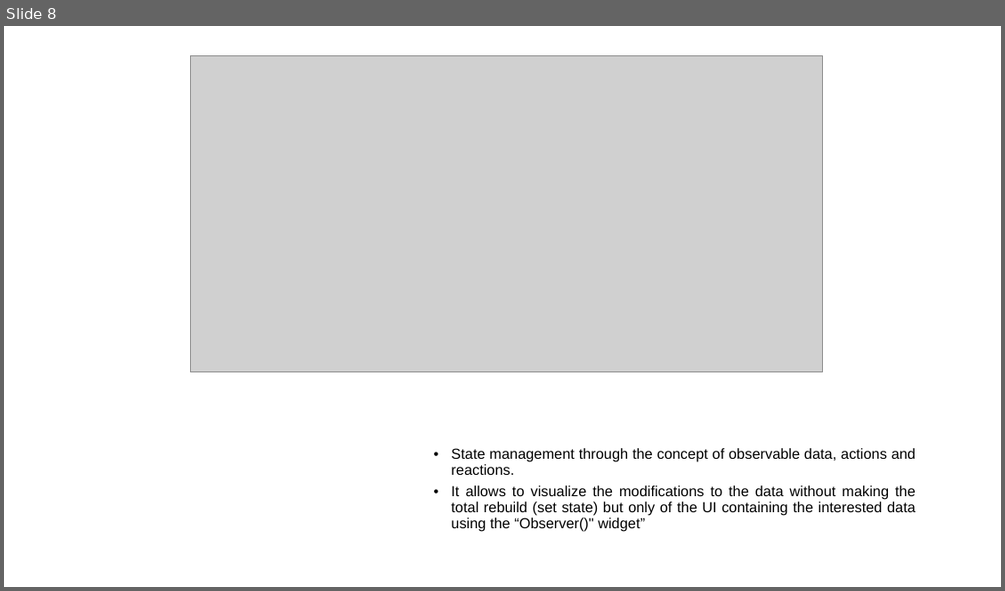
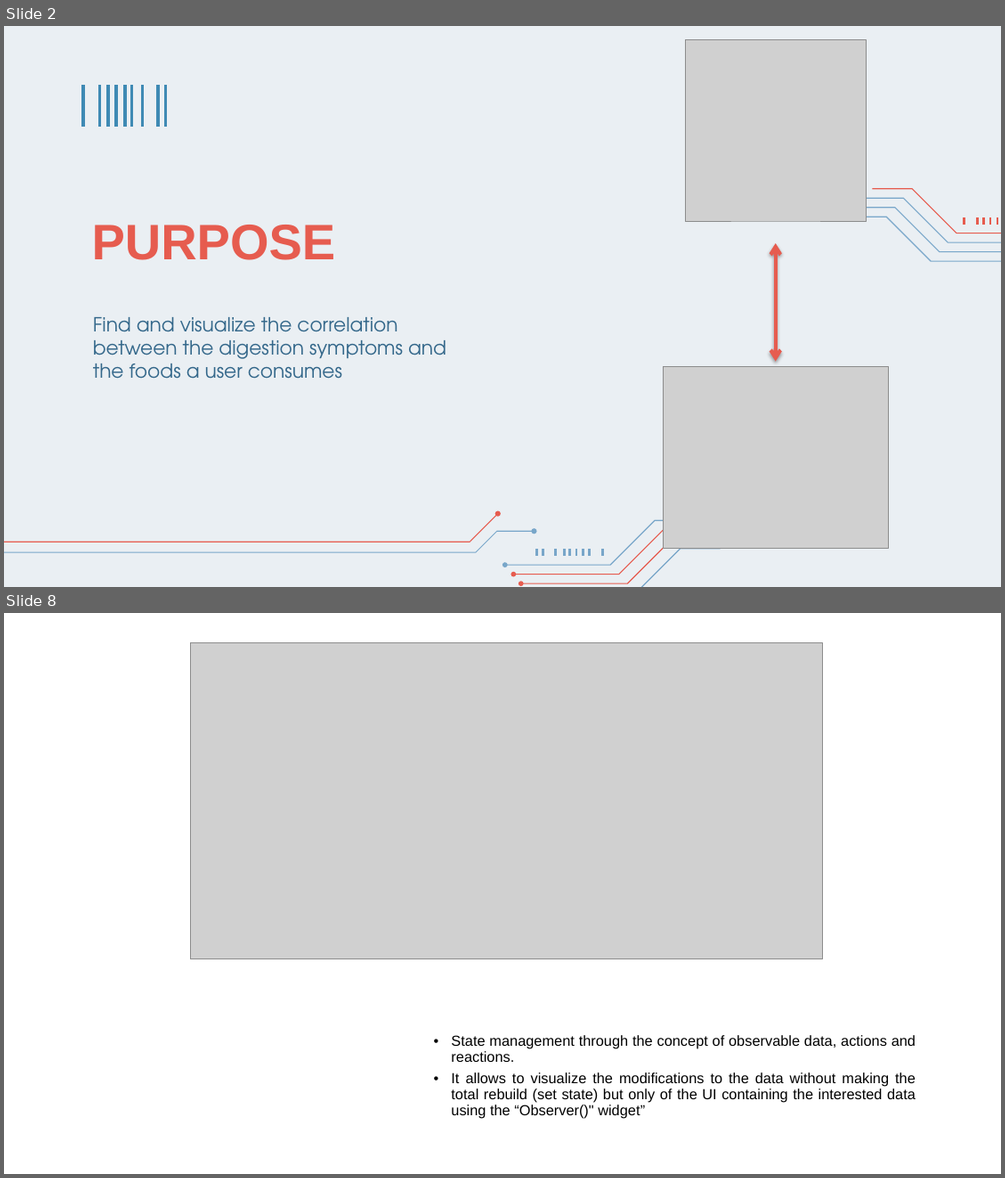
Before and after one commit to Ciuse/Bealthy_app, a slide deck: Presentazione/Presentazione Bealthy.pptx. Shown one above the other, each under a label of ours: slide 8 before the commit, slides 2 and 8 after it; the slides between them are not shown. The pictures are 1005x591 and 1005x1178 pixels, drawn with LibreOffice and Linux fonts; fonts in the diff are those of the drawing; grey boxes stand for pictures. Boxes give left, top, right and bottom in pixels: in the first picture for what was removed or moved away, otherwise in the second. Text is boxed around its words. In the diff, an @@ line names an element or a change of style, - is before the commit and + after.

Commit message:
Images symptoms e presentazioni

```diff
--- a/Presentazione/Presentazione Bealthy.pptx
+++ b/Presentazione/Presentazione Bealthy.pptx
@@ slide 2 added at (4,26,1001,587), background #EAEFF3 @@
@@ picture added at (685,40,866,221) @@
@@ group added at (81,85,167,127): 9 freeform shapes @@
@@ title added at (92,224,336,260), 48 pt, text #E65C4F, bold @@
+PURPOSE
@@ group added at (847,188,1001,262): 9 freeform shapes @@
@@ double arrow added from (776, 361) to (776, 244), #E65C4F 3.5 pt @@
@@ subtitle added at (93,317,446,378), 18.7 pt, text #33678A @@
+Find and visualize the correlation between the digestion symptoms and the foods a user consumes
@@ picture added at (663,366,889,548) @@
@@ group added at (4,510,536,553): 4 freeform shapes @@
@@ group added at (502,520,720,587): 16 freeform shapes @@
```
Also in this commit, not shown: 1 slide changed, 3 other slides added, 30 other files.
